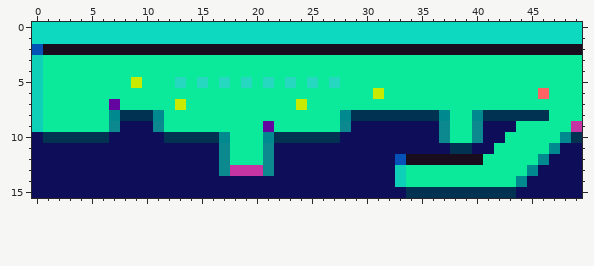
Edited in one commit: pixel-art sprite (Progetto_prog_3/res/lvls/1.png). The picture above was drawn from the file before the commit.
The file is 50x16 pixels. Colours within 5 levels of each other are drawn and written as one.
The same view after the edit:
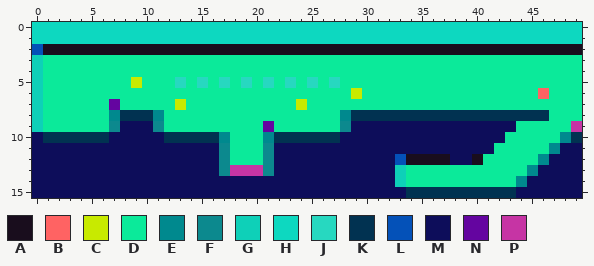
Palette (. is transparent): A #190d1d  B #ff6363  C #c8ea00  D #0bea9a  E #00898e  F #0c898e  G #0ed0b8  H #0dd8c0  J #27d8c0  K #013251  L #0451b8  M #0d0d5a  N #6405a0  P #c634a4
Change:
y 6: x 29 D -> C; x 31 C -> D
y 8: x 37..40 EDDE -> KKKK
y 9..10: x 37..40 FDDF -> MMMM
y 11: x 38..39 KK -> MM
y 12: x 38..39 AA -> MM
Changed places in both pictures, as pixel boxes (x1, y1, x2, y2):
changed: (351, 88, 384, 99)
changed: (439, 110, 483, 165)
